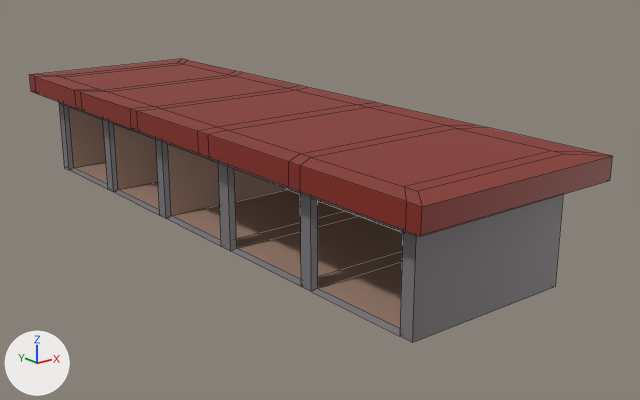
One commit to the FBX model Assets/Albert Level/Prefabs/Repair Shop Prototype.fbx: the scene before it, then after it.
Both versions are drawn from a 50 mm camera at (27.7, -25.5, 10.9) aimed at (47.9, -0.2, 0.8). The axes (+X, +Y, +Z) are drawn at lower left. The lights are the same throughout. Mesh edges are drawn as thin lines. Where no turn or scale is listed for an object, it has been applied to the vertices.
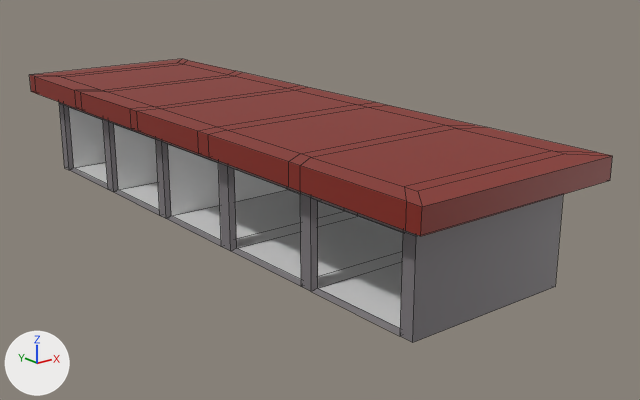
The newer file is also turned or shifted as a whole; pictures and numbers use the older file's frame.

The edits, one by one:
Material 'Material.163' (mat_material_163) changes colour from beige #ad8e7f to white #e7e7e7; in linear values from (0.42, 0.272, 0.211) to (0.8, 0.8, 0.8).

What differs and where, as boxes (x1, y1, x2, y2) in the pictures (640 x 400 px):
'Cube', recoloured: (66, 105, 406, 331) in both
